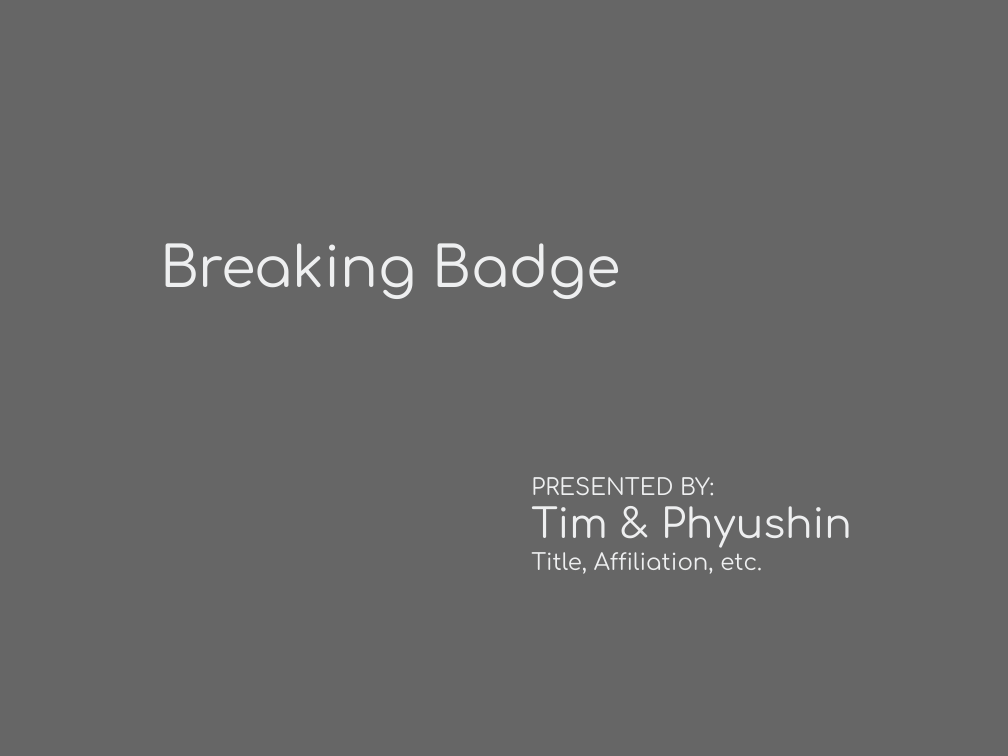
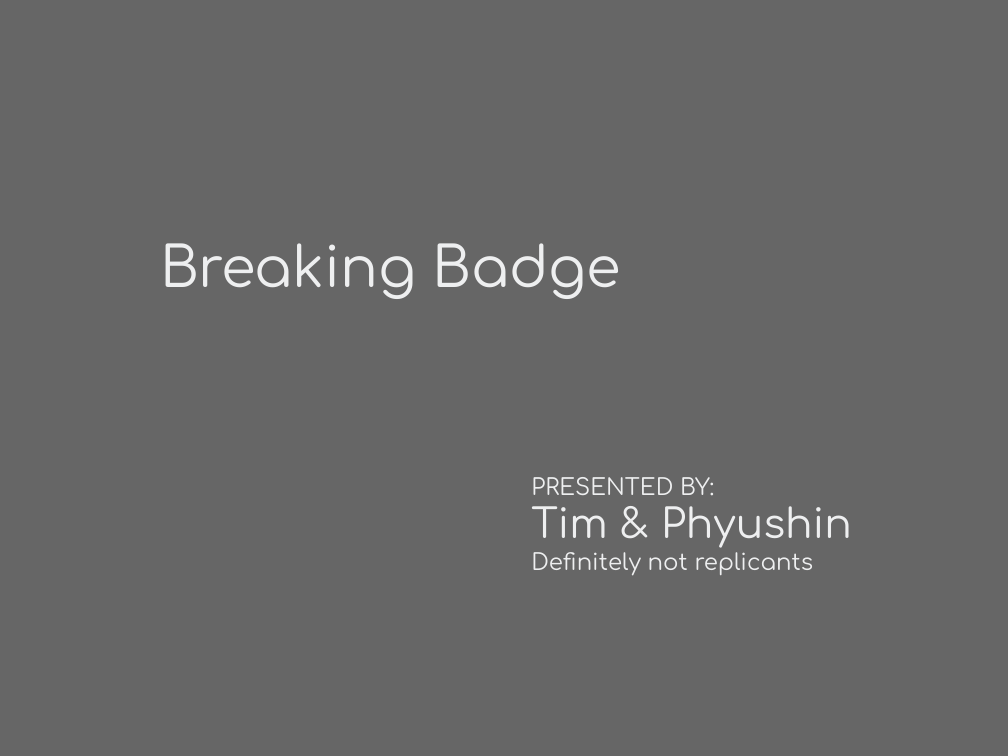
Before and after one commit to phyushin/Breaking_Badge, a slide deck: slide 1 of presentation/sle4442.odp. Drawn at 1008x756 pixels with LibreOffice and Linux fonts; fonts in the diff are those of the drawing. Boxes give left, top, right and bottom in pixels: in the first picture for what was removed or moved away, otherwise in the second. Text is boxed around its words. In the diff, an @@ line names an element or a change of style, - is before the commit and + after.

```diff
--- a/presentation/sle4442.odp
+++ b/presentation/sle4442.odp
@@ text at (531,544,814,576): text changed @@
-Title, Affiliation, etc.
+Definitely not replicants
```
Also in this commit, not shown: 5 other slides changed, 8 slides added, 7 slides removed.
